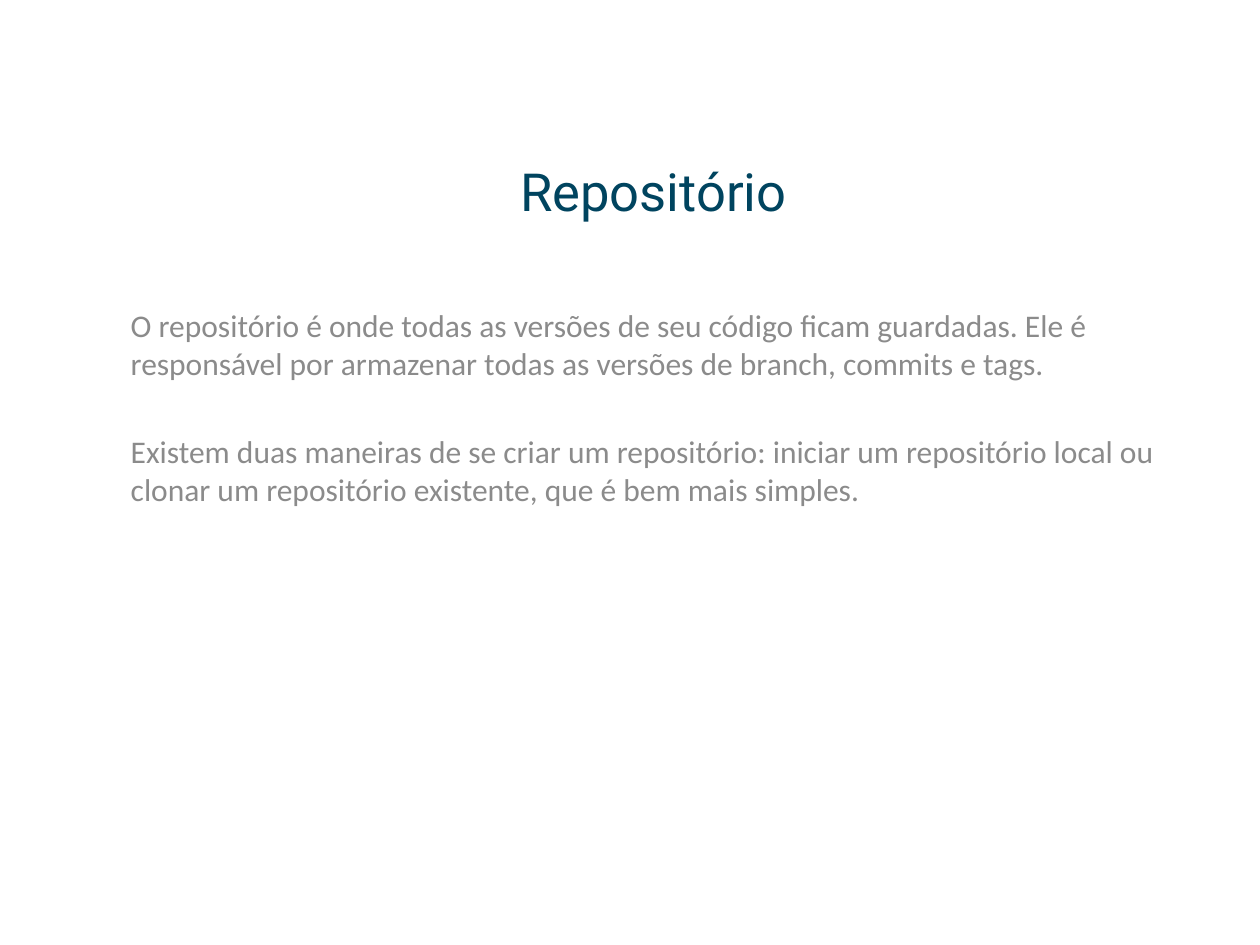
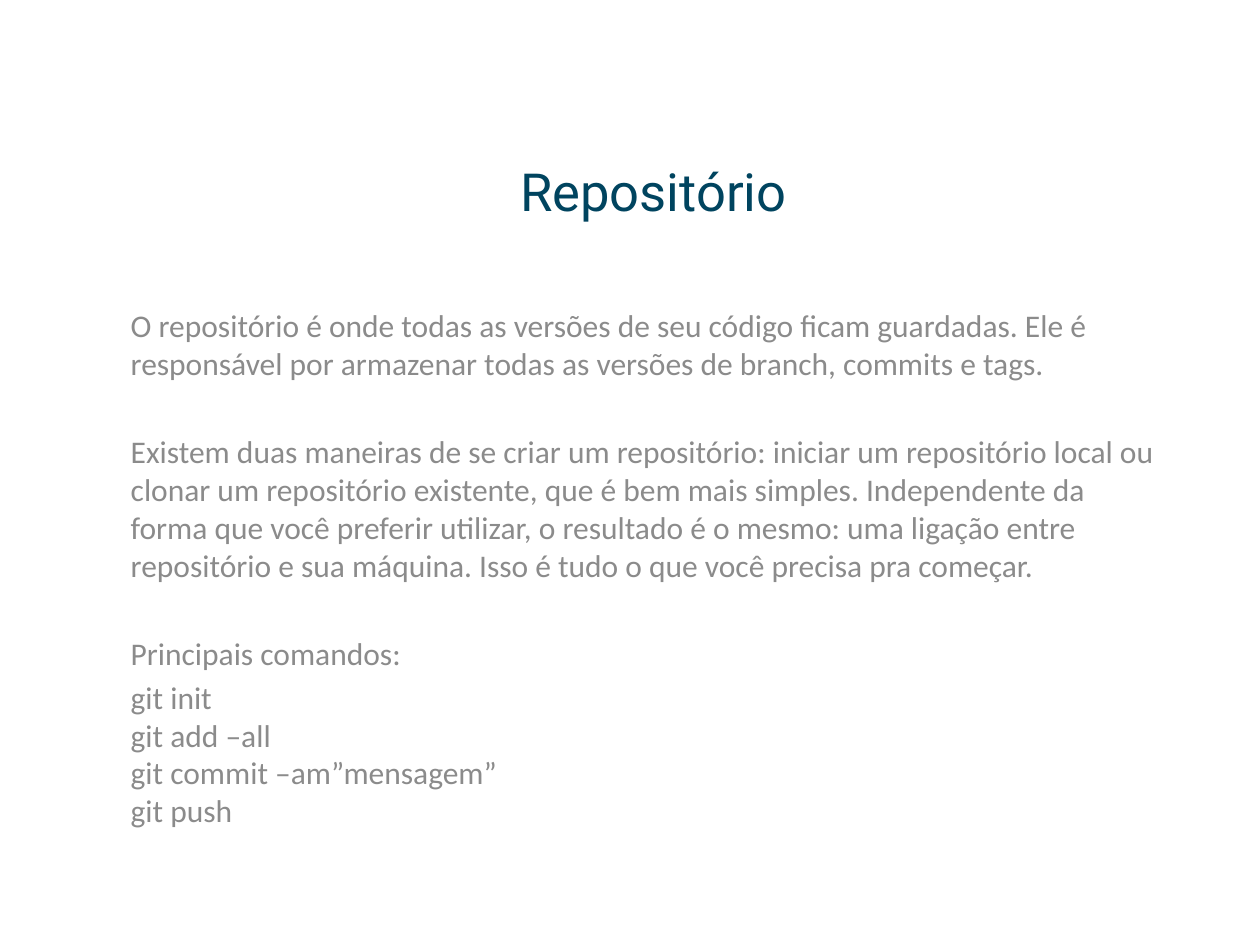
Before and after one commit to leafarcathal/gitws, a slide deck: slide 5 of Workshop.pptx. Drawn at 1260x945 pixels with LibreOffice and Linux fonts; fonts in the diff are those of the drawing; background and template pictures are left out. Boxes give left, top, right and bottom in pixels: in the first picture for what was removed or moved away, otherwise in the second. Text is boxed around its words. In the diff, an @@ line names an element or a change of style, - is before the commit and + after.

```diff
--- a/Workshop.pptx
+++ b/Workshop.pptx
@@ subtitle at (x1=131, y1=441, x2=1153, y2=828): text changed @@
-Existem duas maneiras de se criar um repositório: iniciar um repositório local ou clonar um repositório existente, que é bem mais simples.
+Existem duas maneiras de se criar um repositório: iniciar um repositório local ou clonar um repositório existente, que é bem mais simples. Independente da forma que você preferir utilizar, o resultado é o mesmo: uma ligação entre repositório e sua máquina. Isso é tudo o que você precisa pra começar.
+Principais comandos:
+git init
+git add –all
+git commit –am”mensagem”
+git push
```
Also in this commit, not shown: 1 other slide changed, 9 slides added, 1 slide removed.
